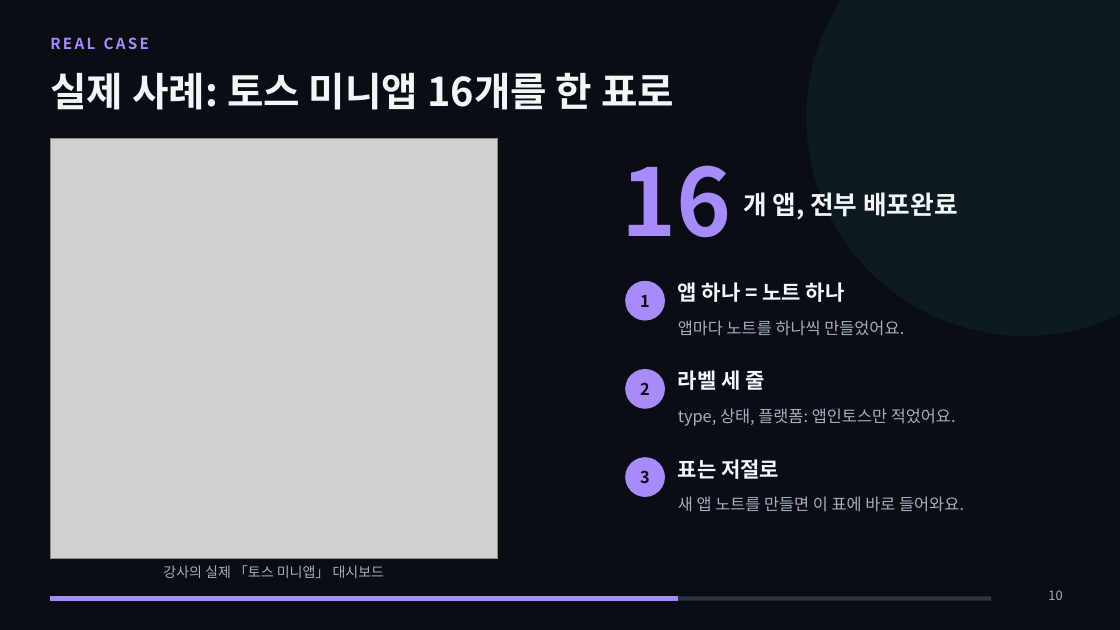
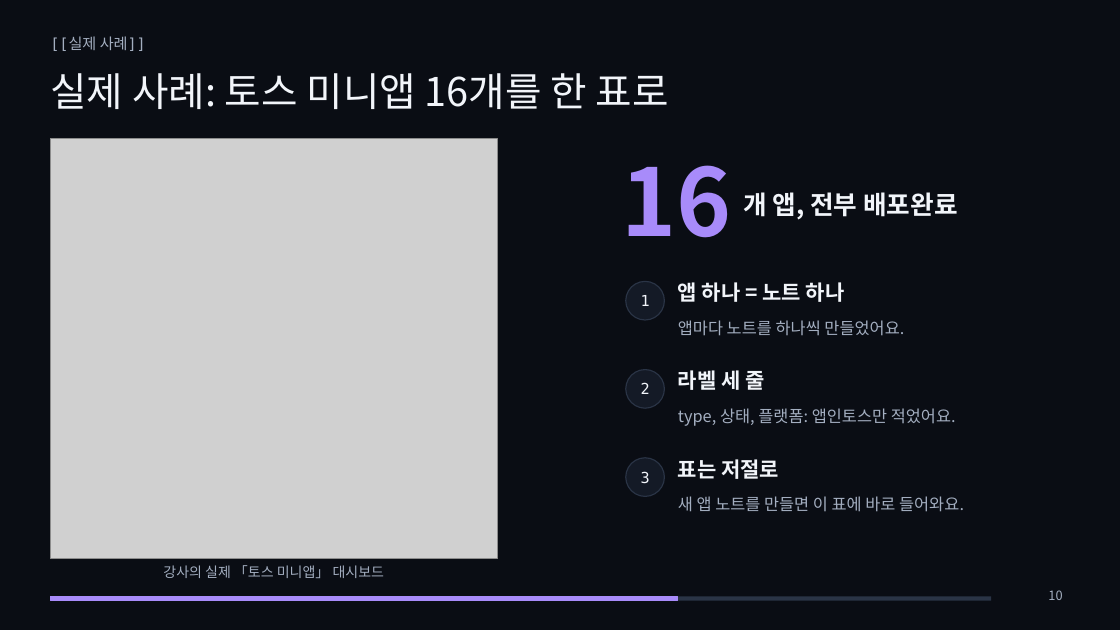
Before and after one commit to metaluca27/huhsame-script, a slide deck: slide 10 of docs/강의/옵시디언_입문/옵시디언_입문_강의.pptx. Drawn at 1120x630 pixels with LibreOffice and Linux fonts; fonts in the diff are those of the drawing; grey boxes stand for pictures. Boxes give left, top, right and bottom in pixels: in the first picture for what was removed or moved away, otherwise in the second. Text is boxed around its words. In the diff, an @@ line names an element or a change of style, - is before the commit and + after.

```diff
--- a/docs/강의/옵시디언_입문/옵시디언_입문_강의.pptx
+++ b/docs/강의/옵시디언_입문/옵시디언_입문_강의.pptx
@@ ellipse removed at [807, 0, 1120, 336] @@
@@ title "실제 사례: 토스 미니앱 16개를 ..." at [50, 73, 669, 109]: bold off @@
@@ text at [50, 36, 146, 51]: text changed; font Noto Sans CJK KR to DejaVu Sans Mono; text colour #A88BFA to #A3AEC0; bold off @@
-REAL CASE
+[[실제 사례]]
@@ size 14 to 13 pt, font Noto Sans CJK KR to DejaVu Sans Mono, text colour #0A0D14 to #F2F5FA, bold off in 3 elements at [641, 295, 650, 306], [641, 382, 650, 394], [641, 471, 650, 484] @@
@@ fill #A88BFA to #141A26; outline #A88BFA 1 pt to #2A3446 1 pt in 3 elements at [626, 281, 665, 320], [626, 370, 665, 408], [626, 458, 665, 497] @@
```
Also in this commit, not shown: 14 other slides changed, 9 other files.
